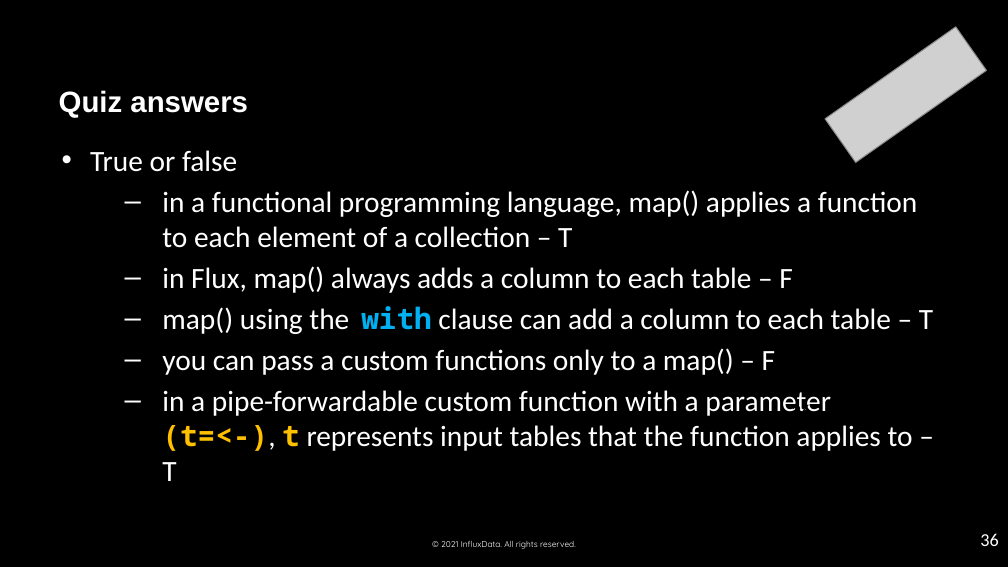
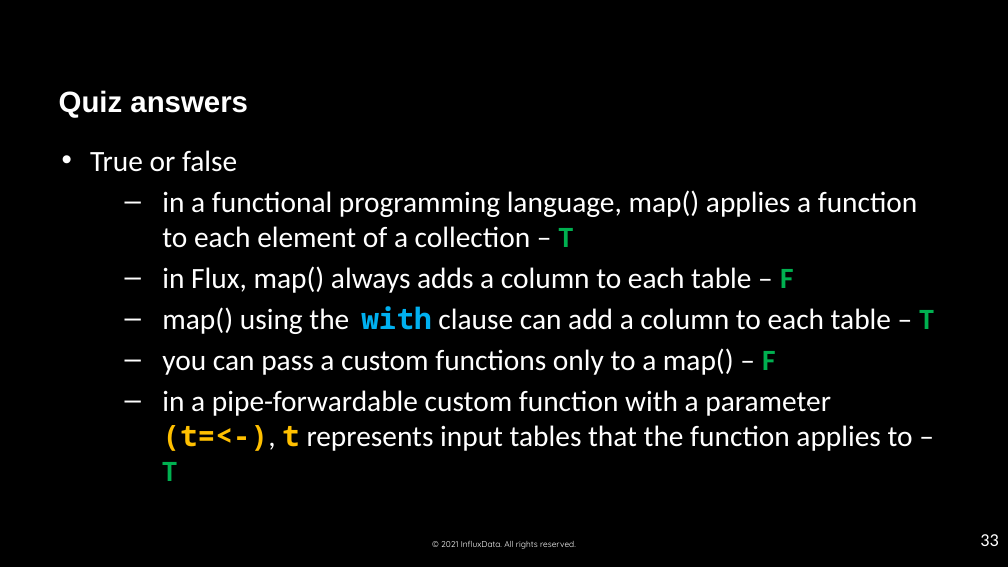
Before and after one commit to influxdata/influxdb-university, a slide deck: slide 33 of Training-material/day 1/04_advanced-data-analysis-map-UDF.pptx (slide 36 before the commit). Drawn at 1008x567 pixels with LibreOffice and Linux fonts; fonts in the diff are those of the drawing; grey boxes stand for pictures; background and template pictures are left out. Boxes give left, top, right and bottom in pixels: in the first picture for what was removed or moved away, otherwise in the second. Text is boxed around its words. In the diff, an @@ line names an element or a change of style, - is before the commit and + after.

```diff
--- a/Training-material/day 1/04_advanced-data-analysis-map-UDF.pptx
+++ b/Training-material/day 1/04_advanced-data-analysis-map-UDF.pptx
@@ picture removed at <box>825,26,987,162</box> @@
@@ text at <box>162,190,934,481</box>: text colour #FFFFFF to #00B050, bold on in "T", "F", "T", "F" and 1 more places @@
@@ page number at <box>791,402,811,412</box>: text changed @@
-36
+33
@@ page number at <box>980,534,998,546</box>: text changed @@
-36
+33
```
Also in this commit, not shown: 15 other slides changed, 4 slides added, 7 slides removed, 21 other files.
